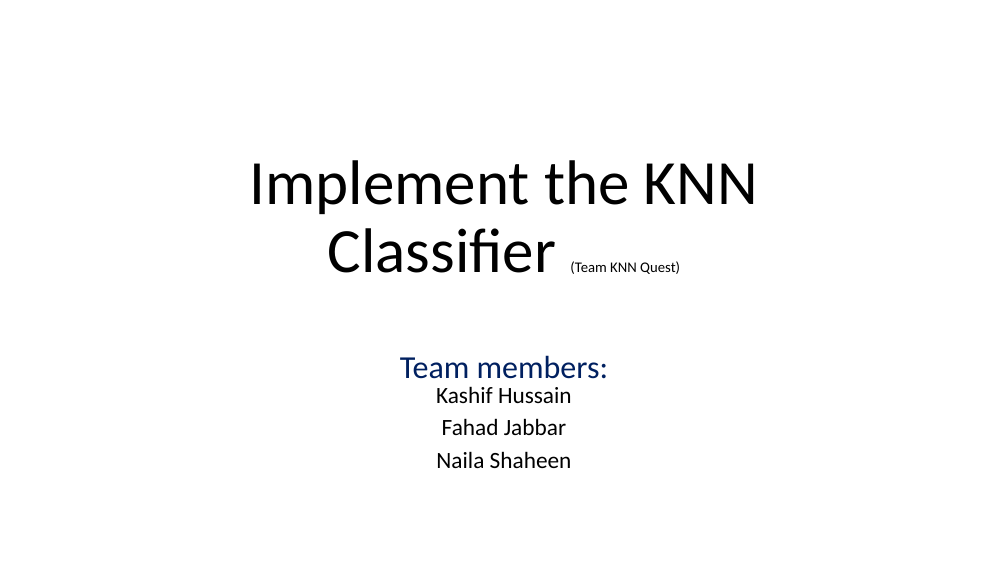
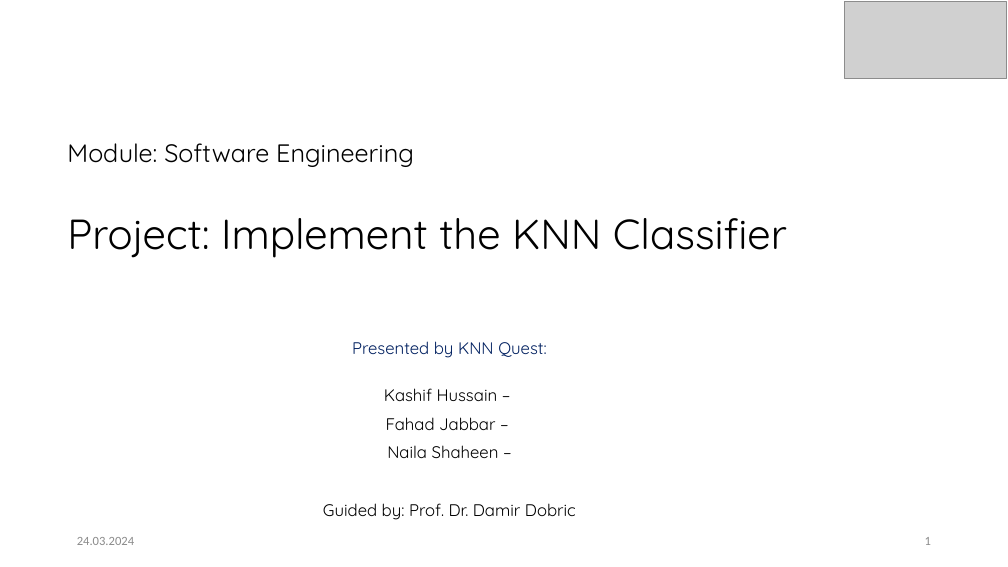
Before and after one commit to Fahad-Jabbar/neocortexapi, a slide deck: slide 1 of source/MySEProject/Documentation/Implement_the_KNN__Classifier_KNN_Quest.pptx. Drawn at 1008x567 pixels with LibreOffice and Linux fonts; fonts in the diff are those of the drawing; grey boxes stand for pictures; background and template pictures are left out. Boxes give left, top, right and bottom in pixels: in the first picture for what was removed or moved away, otherwise in the second. Text is boxed around its words. In the diff, an @@ line names an element or a change of style, - is before the commit and + after.

```diff
--- a/source/MySEProject/Documentation/Implement_the_KNN__Classifier_KNN_Quest.pptx
+++ b/source/MySEProject/Documentation/Implement_the_KNN__Classifier_KNN_Quest.pptx
@@ picture added at (845, 2, 1007, 78) @@
@@ title at (67, 143, 787, 258): text changed; size 60 to 40 pt; font Calibri to Quicksand @@
-Implement the KNN Classifier (Team KNN Quest)
+Module: Software Engineering
+Project: Implement the KNN Classifier
@@ subtitle at (323, 341, 576, 520): text changed; size 22.2 to 16 pt; font Calibri to Quicksand @@
-Team members:
-Kashif Hussain
-Fahad Jabbar
-Naila Shaheen
+Presented by KNN Quest:
+Kashif Hussain –
+Fahad Jabbar –
+Naila Shaheen –
+Guided by: Prof. Dr. Damir Dobric
@@ text added at (77, 537, 134, 545), 12 pt, text #8C8C8C @@
+24.03.2024
@@ page number added at (925, 537, 931, 545), 12 pt, text #8C8C8C @@
+1
```
Also in this commit, not shown: 2 slides added.
